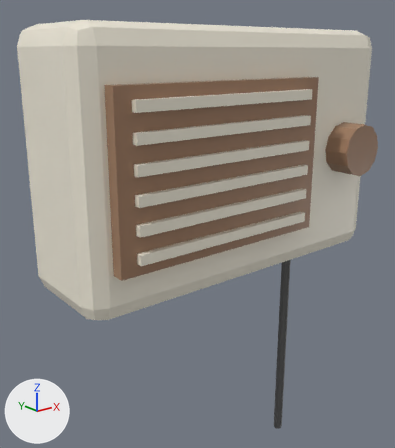
The glTF model assets/models/kitchen/kitchen_radio.glb as it was, and as the next commit left it.
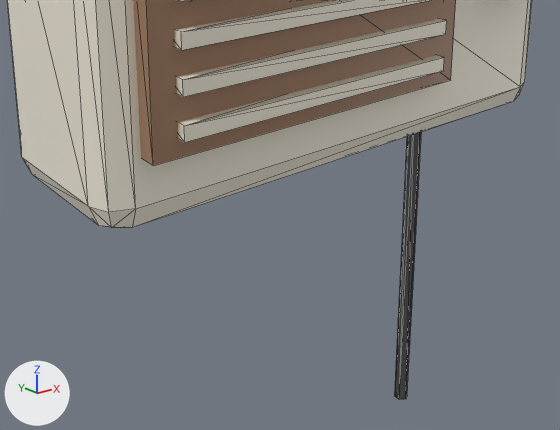
Each version appears first whole from a camera (50 mm lens) standing at (-0.241, -0.322, 0.145) and looking at (-0.005, -0.027, 0.027), and next in a close-up on the part from 6% to 96% of the width and 39% to 100% of the height. The axes (+X, +Y, +Z) are drawn at lower left. The lights are the same throughout. The first two pictures are the older version. The close-ups show mesh edges as thin lines. Vertices at exactly the same position are counted once.

The older version as bpy lines, for what is in view:
```python
me_cube_057 = bpy.data.meshes.new('Cube.057')
me_cube_057.from_pydata(...)  # 148 vertices, 256 faces; spans x -0.12..0.12, y -0.098..0.0, z -0.2..0.16
# faces by material slot: [180, 56, 20]
me_cube_057.materials.append(mat_ivory)  # pale yellow #f3eddd
me_cube_057.materials.append(mat_bakelite)  # brown #a07c61
me_cube_057.materials.append(mat_cord)  # dark grey #595959
ob_kitchen_radio = bpy.data.objects.new('kitchen_radio', me_cube_057)
ob_kitchen_radio.location = (0.0, 0.0, 0.0)
```
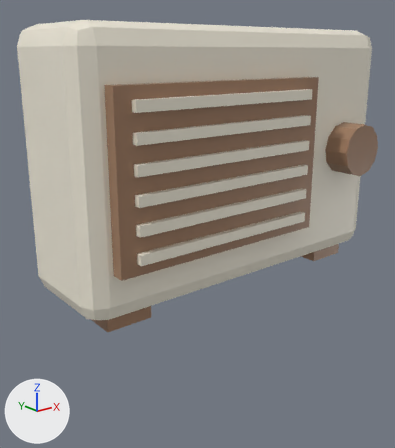
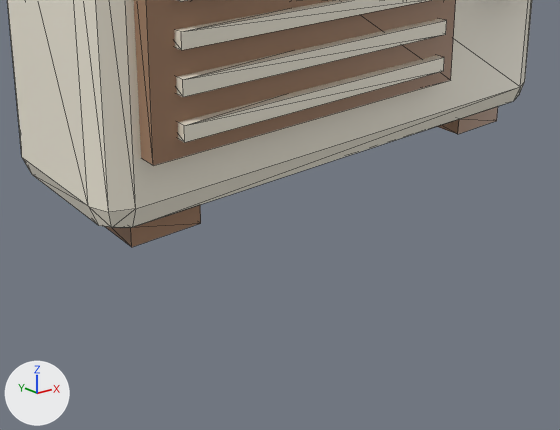
The newer file is also turned or shifted as a whole; pictures and numbers use the older file's frame.

Boxes (x1, y1, x2, y2) around the edits, measured in the close-ups (560 x 430 px):
'kitchen_radio', reshaped
    before: (7, 0, 532, 400)
    after: (7, 0, 532, 247)
part 1 of me_cube_057, added (brown)
    after: (104, 205, 201, 247)
part 2 of me_cube_057, cut back
    before: (395, 132, 421, 400)
    after: (437, 106, 498, 134)

What changed in the scene script:
```text
Change me_cube_057:
    used by ob_kitchen_radio; location = (0.0, 0.0, 0.0)
    remove me_cube_057.from_pydata(...)  # 148 vertices, 256 faces; spans x -0.12..0.12, y -0.098..0.0, z -0.2..0.16
    add me_cube_057.from_pydata(...)  # 152 vertices, 260 faces; spans x -0.12..0.12, y -0.098..0.0, z -0.008..0.16
    me_cube_057 part 1: a new loose piece, a box spanning x -0.105..-0.075, y -0.07..-0.01, z -0.008..0.0, in mat_bakelite (brown #a07c61)
    me_cube_057 part 2
    11 vertices are removed from x 0.097..0.103, y -0.024..-0.016, z -0.2..0.0
    20 faces are deleted
    1 vertex moves from x 0.097, y -0.018, z 0.0 to x 0.075, y -0.01, z 0.0
    7 vertices are added at x 0.075..0.105, y -0.07..-0.01, z -0.008..0.0
    12 new faces join them, mat_bakelite (brown #a07c61)
    remove me_cube_057.materials.append(mat_cord)  # dark grey #595959
```
